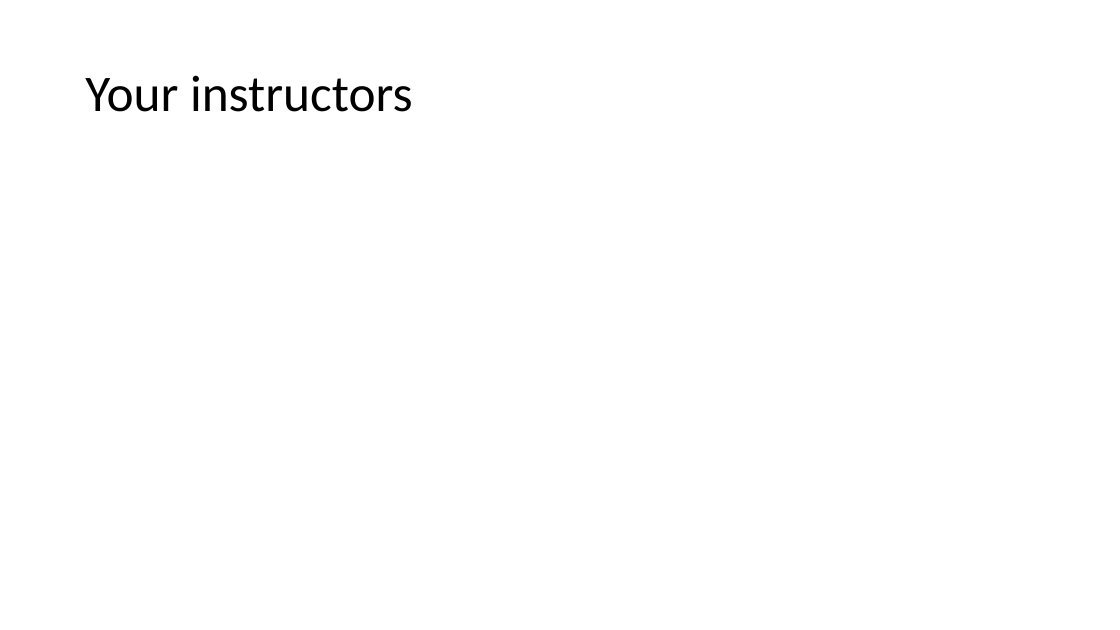
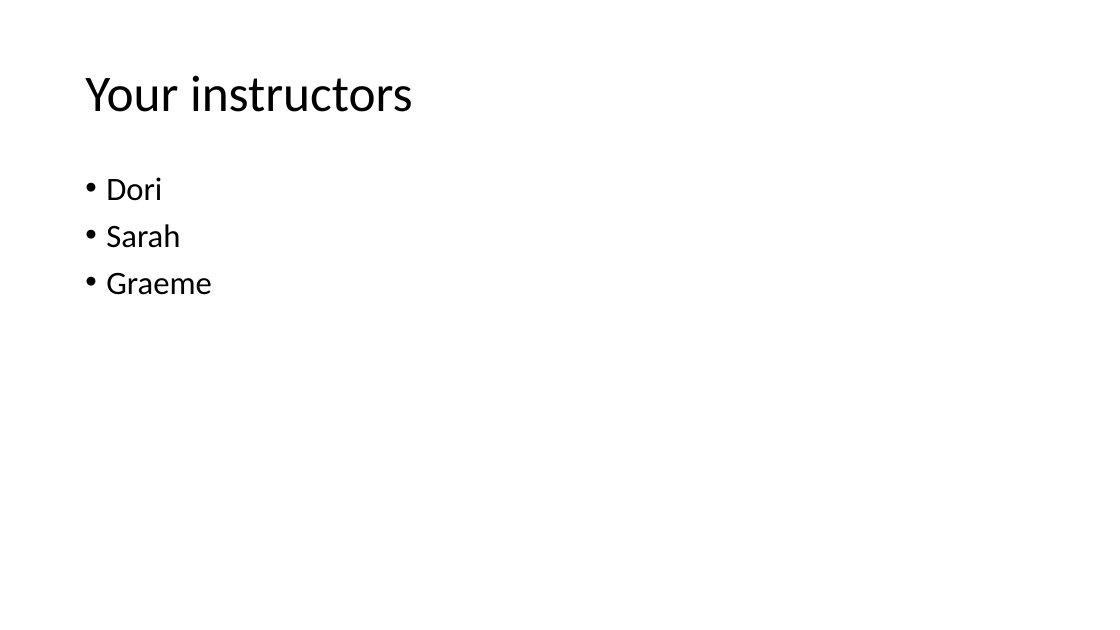
Before and after one commit to DoriMG/SN_python_course, a slide deck: slide 2 of lectures/0_introduction.pptx. Drawn at 1120x630 pixels with LibreOffice and Linux fonts; fonts in the diff are those of the drawing. Boxes give left, top, right and bottom in pixels: in the first picture for what was removed or moved away, otherwise in the second. Text is boxed around its words. In the diff, an @@ line names an element or a change of style, - is before the commit and + after.

```diff
--- a/lectures/0_introduction.pptx
+++ b/lectures/0_introduction.pptx
@@ text added at bbox=[106, 177, 211, 295], 28 pt, text #000000 @@
+• Dori
+• Sarah
+• Graeme
```
Also in this commit, not shown: 1 other slide changed.
